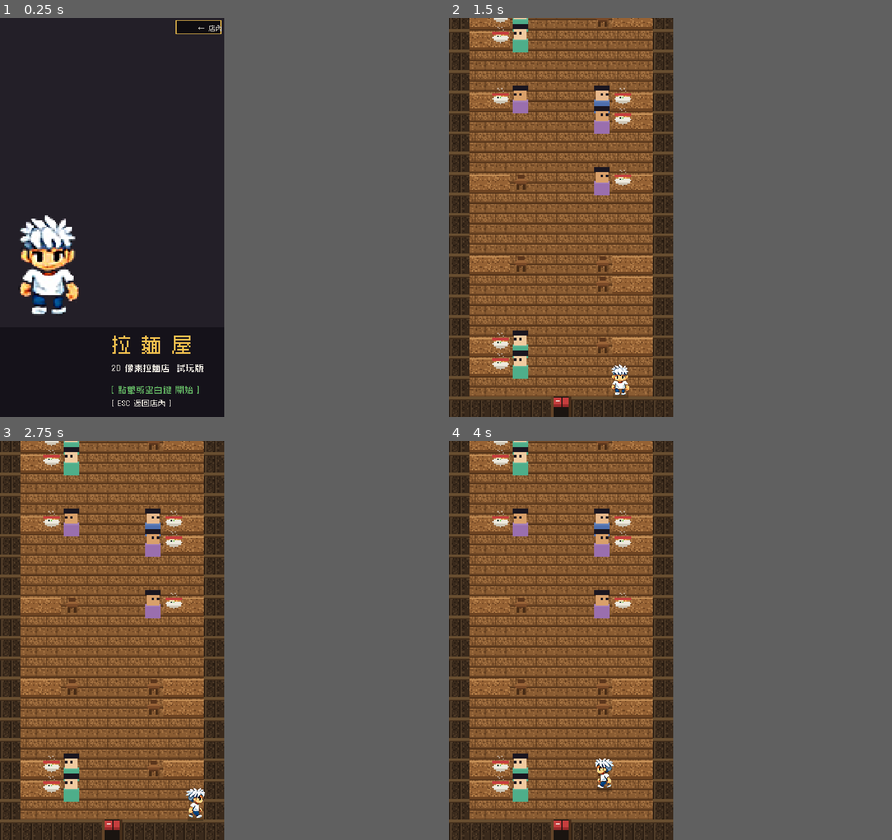
Above: before the commit, frames 1-4 (two rows, left to right).
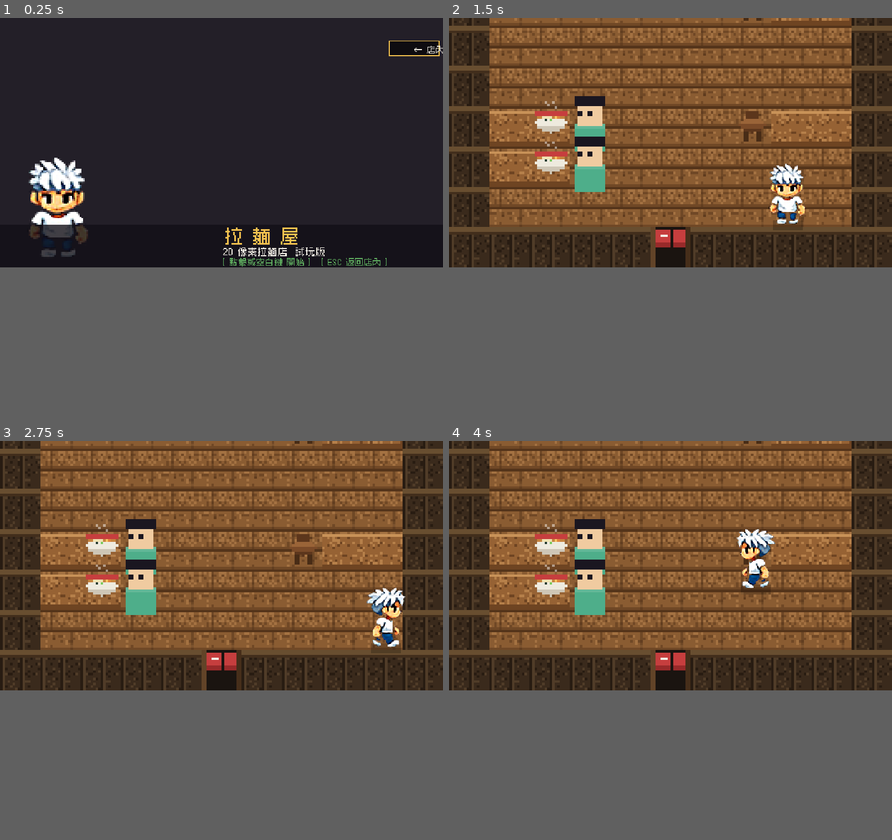
Above: after the commit, the same moments.

Repository: meloalright/ramen-ya
Game: Godot game, scene res://scenes/Main.tscn
Same seed, same stepped clock (60 frames per second), same inputs: the game is played once before the commit and once after it. This scene is started directly instead of the project's main scene.
Inputs (mouse positions are in pixels of both pictures, inside the frame that each line leads up to):
- Up to frame 1 (0.25 s): no input
- Up to frame 2 (1.5 s): tap Enter at 0.5, 1.35 s; move the mouse to (608, 197) at 0.52 s; hold D 0.53-1.28 s; tap M at 0.6 s; click (608, 197) at 0.67 s; tap Space at 0.77 s; move the mouse to (515, 237) at 1.27 s; hold S from 1.28 s (still down)
- Up to frame 3 (2.75 s): tap Space at 1.52 s; move the mouse to (132, 552) at 2.02 s; release S at 2.03 s; hold D from 2.03 s (still down); tap R at 2.1 s
- Up to frame 4 (4 s): move the mouse to (550, 720) at 2.77 s; release D at 2.78 s; hold W 2.78-3.53 s; tap 0 at 2.85 s; click (550, 720) at 2.92 s; tap Space at 3.02, 3.77 s; move the mouse to (626, 700) at 3.52 s; hold A from 3.53 s (still down); tap E at 3.6 s
In our replay, the window is 405x720 before the commit and 800x450 after it. These sizes can differ from the game's own. Grey fills any space a smaller window leaves; there, only what the larger window draws over its background counts as a difference.

The runs differ from the first frame. In frame 1, 5.2% of the frame differs, in the area x 4-100%, y 0-98%; in frame 2, 58%, in the area x 0-100%, y 0-100%; in frame 3, 58%; in frame 4, 58%.

Commit message:
feat: back to landscape (480x270)
Revert the base resolution to landscape 480x270 (window 960x540) and
restore the landscape cooking-screen layout (HUD across the top, 3 seats
in a row, 6 stations in one row, buttons at the bottom). World/Shop/Tower
cameras re-fit automatically. Kept the current chef-sheet constants.

Co-Authored-By: Claude Opus 4.8 (1M context) <noreply@anthropic.com>

Diff:
--- a/project.godot
+++ b/project.godot
@@ -17,10 +17,10 @@
 
 [display]
 
-window/size/viewport_width=270
-window/size/viewport_height=480
-window/size/window_width_override=405
-window/size/window_height_override=720
+window/size/viewport_width=480
+window/size/viewport_height=270
+window/size/window_width_override=960
+window/size/window_height_override=540
 window/stretch/mode="canvas_items"
 window/stretch/aspect="keep"
 window/dpi/allow_hidpi=true
--- a/scripts/Main.gd
+++ b/scripts/Main.gd
@@ -8,19 +8,19 @@
 #  cares whether to add 蔥花 / 香菜 / 辣椒.  Match their order and serve.
 # =====================================================================
 
-# ---- screen (portrait) ---------------------------------------------
-const W := 270
-const H := 480
+# ---- screen ---------------------------------------------------------
+const W := 480
+const H := 270
 
 # on-screen "back to shop" button (also bound to ESC / M)
-const BACK_RECT := Rect2(W - 58, 3, 54, 16)
+const BACK_RECT := Rect2(W - 58, 25, 54, 16)
 
 # action buttons
-const CLEAR_RECT := Rect2(24, 440, 108, 26)
-const SERVE_RECT := Rect2(140, 440, 108, 26)
+const CLEAR_RECT := Rect2(148, 247, 88, 18)
+const SERVE_RECT := Rect2(244, 247, 88, 18)
 
 # the assembly bowl (click target to drop a held ingredient)
-const BOWL_RECT := Rect2(90, 172, 90, 56)
+const BOWL_RECT := Rect2(196, 112, 88, 56)
 
 # ---- game states ----------------------------------------------------
 enum State { TITLE, PLAY, OVER }
@@ -68,7 +68,7 @@
 var day_time: float = 120.0
 
 const SEATS := 3
-var seat_x := [46, 135, 224]
+var seat_x := [96, 240, 384]
 var customers: Array = []
 var selected_seat: int = 0
 
@@ -151,18 +151,15 @@
 		["soup", "湯鍋"], ["noodles", "麵鍋"], ["beef", "牛肉片"],
 		["scallion", "蔥花"], ["cilantro", "香菜"], ["chili", "辣椒"],
 	]
-	# 2 rows of 3 in the portrait counter
-	var spots := [Vector2(48, 252), Vector2(135, 252), Vector2(222, 252),
-		Vector2(48, 312), Vector2(135, 312), Vector2(222, 312)]
-	var ww := 80
-	var hh := 52
+	var centers := [52, 128, 204, 280, 356, 432]
+	var ww := 64
+	var hh := 46
 	for i in defs.size():
-		var cx: float = spots[i].x
 		stations.append({
 			"item": defs[i][0],
 			"name": defs[i][1],
-			"rect": Rect2(cx - ww / 2.0, spots[i].y, ww, hh),
-			"cx": cx,
+			"rect": Rect2(centers[i] - ww / 2.0, 178, ww, hh),
+			"cx": centers[i],
 		})
 
 
@@ -218,7 +215,7 @@
 			continue
 		c.patience -= delta
 		if c.patience <= 0.0:
-			_spawn_float(Vector2(seat_x[i], 84), "生氣走了！", COL_RED)
+			_spawn_float(Vector2(seat_x[i], 70), "生氣走了！", COL_RED)
 			customers[i] = null
 			reputation -= 1
 			flash = 0.25
@@ -279,7 +276,7 @@
 
 	# seat selection
 	for i in SEATS:
-		if Rect2(seat_x[i] - 42, 60, 84, 84).has_point(p) and customers[i] != null:
+		if Rect2(seat_x[i] - 40, 24, 80, 80).has_point(p) and customers[i] != null:
 			selected_seat = i
 			return
 
@@ -289,7 +286,7 @@
 		return
 	if CLEAR_RECT.has_point(p):
 		_reset_bowl()
-		_spawn_float(Vector2(135, 232), "倒掉了", COL_YELLOW)
+		_spawn_float(Vector2(240, 150), "倒掉了", COL_YELLOW)
 		return
 
 	# drop a held ingredient into the assembly bowl
@@ -306,24 +303,24 @@
 
 func _place_into_bowl() -> void:
 	if held == "":
-		_spawn_float(Vector2(135, 232), "先點材料提起", COL_YELLOW)
+		_spawn_float(Vector2(240, 150), "先點材料提起", COL_YELLOW)
 		return
 	if bowl[held]:
-		_spawn_float(Vector2(135, 210), "已經放過了", COL_YELLOW)
+		_spawn_float(Vector2(240, 130), "已經放過了", COL_YELLOW)
 	else:
 		bowl[held] = true
 		var label := _item_name(held)
-		_spawn_float(Vector2(135, 206), "放入 " + label, COL_GREEN)
+		_spawn_float(Vector2(240, 126), "放入 " + label, COL_GREEN)
 	held = ""
 
 
 func _serve() -> void:
 	var c = customers[selected_seat]
 	if c == null:
-		_spawn_float(Vector2(135, 232), "沒有客人", COL_YELLOW)
+		_spawn_float(Vector2(240, 150), "沒有客人", COL_YELLOW)
 		return
 	if not _base_ok():
-		_spawn_float(Vector2(135, 232), "還沒做好！", COL_YELLOW)
+		_spawn_float(Vector2(240, 150), "還沒做好！", COL_YELLOW)
 		return
 
 	if _matches(c):
@@ -334,13 +331,13 @@
 		var tip: int = 60 + int(round(c.patience / c.max_patience * 50.0)) + 12 * want_n
 		money += tip
 		served += 1
-		_spawn_float(Vector2(seat_x[selected_seat], 84), "+" + str(tip), COL_GREEN)
+		_spawn_float(Vector2(seat_x[selected_seat], 60), "+" + str(tip), COL_GREEN)
 		flash = 0.2
 		flash_col = COL_GREEN
 	else:
 		money = max(0, money - 30)
 		reputation -= 1
-		_spawn_float(Vector2(seat_x[selected_seat], 84), "錯了！ -30", COL_RED)
+		_spawn_float(Vector2(seat_x[selected_seat], 60), "錯了！ -30", COL_RED)
 		flash = 0.25
 		flash_col = COL_RED
 
@@ -422,24 +419,24 @@
 
 func _draw_title() -> void:
 	if stall_tex != null:
-		var sw := 262.0
+		var sw := 472.0
 		var sh := sw * stall_tex.get_height() / float(stall_tex.get_width())
-		draw_texture_rect(stall_tex, Rect2((W - sw) / 2.0, 18, sw, sh), false)
-	_draw_chef(Vector2(60, 360), 130)
-	draw_rect(Rect2(0, 372, W, H - 372), Color(0.07, 0.06, 0.09, 0.82))
-	_title_text("拉 麵 屋", Vector2(135, 400), 24, COL_YELLOW)
-	_title_text("2D 像素拉麵店  試玩版", Vector2(135, 424), 10, COL_WHITE)
-	_title_text("[ 點擊或空白鍵 開始 ]", Vector2(135, 450), 10,
+		draw_texture_rect(stall_tex, Rect2((W - sw) / 2.0, 4, sw, sh), false)
+	_draw_chef(Vector2(64, 262), 118)
+	draw_rect(Rect2(0, 224, W, 46), Color(0.07, 0.06, 0.09, 0.8))
+	_title_text("拉 麵 屋", Vector2(244, 242), 20, COL_YELLOW)
+	_title_text("2D 像素拉麵店  試玩版", Vector2(242, 256), 10, COL_WHITE)
+	_title_text("[ 點擊或空白鍵 開始 ]   [ ESC 返回店內 ]", Vector2(242, 267), 9,
 		COL_GREEN if _blink() else COL_WHITE)
-	_title_text("[ ESC 返回店內 ]", Vector2(135, 466), 9, COL_WHITE)
 
 
 func _draw_play() -> void:
-	# kitchen wall (behind customers) + wooden counter
-	draw_rect(Rect2(0, 26, W, 136), COL_WALL)
-	draw_rect(Rect2(0, 26, W, 3), COL_WALL_HI)
-	draw_rect(Rect2(0, 162, W, H - 162), COL_COUNTER)
-	draw_rect(Rect2(0, 162, W, 3), Color(1, 1, 1, 0.18))
+	# kitchen wall + wooden counter
+	draw_rect(Rect2(0, 22, W, 90), COL_WALL)
+	draw_rect(Rect2(0, 22, W, 3), COL_WALL_HI)
+	draw_rect(Rect2(0, 112, W, H - 112), COL_COUNTER)
+	draw_rect(Rect2(0, 112, W, 3), Color(1, 1, 1, 0.18))
+	draw_rect(Rect2(0, 168, W, 2), COL_COUNTER_D)
 
 	# customers behind the counter
 	for i in SEATS:
@@ -450,8 +447,8 @@
 		_draw_station(s)
 
 	# assembly bowl
-	_draw_assembly(Vector2(135, 200))
-	_text("組裝中", Vector2(135, 166), 9, COL_WHITE, HORIZONTAL_ALIGNMENT_CENTER)
+	_draw_assembly(Vector2(240, 140))
+	_text("組裝中", Vector2(240, 106), 9, COL_WHITE, HORIZONTAL_ALIGNMENT_CENTER)
 
 	# action buttons
 	_draw_button(CLEAR_RECT, "倒掉", COL_RED)
@@ -466,15 +463,17 @@
 
 func _draw_hud() -> void:
 	draw_rect(Rect2(0, 0, W, 22), COL_INK)
-	_text("￥ " + str(money), Vector2(6, 16), 12, COL_YELLOW)
-	_text("賣出 " + str(served), Vector2(74, 16), 10, COL_WHITE)
+	_text("￥ " + str(money), Vector2(8, 16), 13, COL_YELLOW)
+	_text("賣出 " + str(served), Vector2(150, 16), 11, COL_WHITE)
+	_text("信譽", Vector2(250, 16), 11, COL_WHITE)
 	for i in 3:
 		var c := COL_RED if i < reputation else Color("44333a")
-		draw_rect(Rect2(150 + i * 14, 5, 11, 11), c)
-	# day timer: full-width thin bar under the HUD
-	draw_rect(Rect2(0, 22, W, 4), COL_PANEL)
+		draw_rect(Rect2(286 + i * 14, 5, 11, 11), c)
+	_text("時間", Vector2(338, 16), 10, COL_WHITE)
+	var bw := 110
+	draw_rect(Rect2(372, 6, bw, 10), COL_PANEL)
 	var frac: float = clamp(day_time / 120.0, 0.0, 1.0)
-	draw_rect(Rect2(0, 22, int(W * frac), 4), COL_GREEN)
+	draw_rect(Rect2(372, 6, int(bw * frac), 10), COL_GREEN)
 
 
 func _draw_seat(i: int) -> void:
@@ -483,22 +482,22 @@
 	if c == null:
 		return
 	if i == selected_seat:
-		draw_rect(Rect2(cx - 42, 60, 84, 84), Color(1, 1, 1, 0.10))
-		draw_rect(Rect2(cx - 26, 142, 52, 3), COL_YELLOW)
-
-	_draw_customer(Vector2(cx, 118), c.face)
+		draw_rect(Rect2(cx - 40, 24, 80, 80), Color(1, 1, 1, 0.10))
+		draw_rect(Rect2(cx - 26, 100, 52, 3), COL_YELLOW)
+
+	_draw_customer(Vector2(cx, 86), c.face)
 
 	# patience bar
-	var pw := 74
+	var pw := 70
 	var px: int = cx - pw / 2
-	draw_rect(Rect2(px, 144, pw, 5), COL_INK)
+	draw_rect(Rect2(px, 102, pw, 5), COL_INK)
 	var pf: float = clamp(c.patience / c.max_patience, 0.0, 1.0)
 	var pcol := COL_GREEN
 	if pf < 0.5: pcol = COL_YELLOW
 	if pf < 0.25: pcol = COL_RED
-	draw_rect(Rect2(px, 144, int(pw * pf), 5), pcol)
-
-	_draw_order_bubble(Vector2(cx, 36), c)
+	draw_rect(Rect2(px, 102, int(pw * pf), 5), pcol)
+
+	_draw_order_bubble(Vector2(cx, 30), c)
 
 
 func _draw_order_bubble(anchor: Vector2, c: Dictionary) -> void:
@@ -506,28 +505,29 @@
 	for k in TOP_ORDER:
 		if c.wants[k]:
 			wants.append(k)
-	var bw := 82
+	var bw := 92
 	var bx := int(anchor.x) - bw / 2
 	var by := int(anchor.y)
-	draw_rect(Rect2(bx, by, bw, 28), COL_WHITE)
-	draw_rect(Rect2(bx, by, bw, 28), COL_INK, false, 1.0)
-	draw_rect(Rect2(int(anchor.x) - 3, by + 28, 6, 5), COL_WHITE)
+	draw_rect(Rect2(bx, by, bw, 30), COL_WHITE)
+	draw_rect(Rect2(bx, by, bw, 30), COL_INK, false, 1.0)
+	draw_rect(Rect2(int(anchor.x) - 3, by + 30, 6, 5), COL_WHITE)
 	# beef-ramen base icon
 	if ctex.has("bowl_mini"):
 		var mb: Texture2D = ctex["bowl_mini"]
-		draw_texture_rect(mb, Rect2(bx + 12 - mb.get_width() / 2.0, by + 14 - mb.get_height() / 2.0,
+		draw_texture_rect(mb, Rect2(bx + 13 - mb.get_width() / 2.0, by + 15 - mb.get_height() / 2.0,
 			mb.get_width(), mb.get_height()), false)
 	else:
-		_mini_bowl(Vector2(bx + 12, by + 14))
+		_mini_bowl(Vector2(bx + 13, by + 15))
+	_text("牛肉麵", Vector2(bx + 24, by + 11), 8, COL_INK)
 	# wanted toppings (or 原味)
 	if wants.is_empty():
-		_text("原味", Vector2(bx + 46, by + 18), 9, COL_INK, HORIZONTAL_ALIGNMENT_CENTER)
+		_text("原味", Vector2(bx + 40, by + 24), 9, COL_INK)
 	else:
 		var ix := bx + 24
 		for k in wants:
-			draw_rect(Rect2(ix, by + 10, 10, 10), TOPPING[k].col)
-			draw_rect(Rect2(ix, by + 10, 10, 10), COL_INK, false, 1.0)
-			ix += 14
+			draw_rect(Rect2(ix, by + 17, 9, 9), TOPPING[k].col)
+			draw_rect(Rect2(ix, by + 17, 9, 9), COL_INK, false, 1.0)
+			ix += 12
 
 
 func _mini_bowl(center: Vector2) -> void:
@@ -696,17 +696,17 @@
 	draw_rect(BACK_RECT, Color(0, 0, 0, 0.6))
 	draw_rect(BACK_RECT, COL_YELLOW, false, 1.0)
 	_text("← 店內", Vector2(BACK_RECT.position.x + BACK_RECT.size.x / 2, BACK_RECT.position.y + 12),
-		8, COL_WHITE, HORIZONTAL_ALIGNMENT_CENTER)
+		9, COL_WHITE, HORIZONTAL_ALIGNMENT_CENTER)
 
 
 func _draw_over() -> void:
 	draw_rect(Rect2(0, 0, W, H), Color(0, 0, 0, 0.7))
 	var won := reputation > 0
 	var title := "打烊—今日結束！" if won else "遊戲結束"
-	_text(title, Vector2(135, 180), 20, (COL_GREEN if won else COL_RED), HORIZONTAL_ALIGNMENT_CENTER)
-	_text("今日收入  ￥" + str(money), Vector2(135, 230), 14, COL_YELLOW, HORIZONTAL_ALIGNMENT_CENTER)
-	_text("賣出拉麵  " + str(served), Vector2(135, 258), 12, COL_WHITE, HORIZONTAL_ALIGNMENT_CENTER)
-	_text("[ 點擊或按 R 再玩一次 ]", Vector2(135, 330), 11, COL_WHITE, HORIZONTAL_ALIGNMENT_CENTER)
+	_text(title, Vector2(240, 90), 22, (COL_GREEN if won else COL_RED), HORIZONTAL_ALIGNMENT_CENTER)
+	_text("今日收入  ￥" + str(money), Vector2(240, 130), 15, COL_YELLOW, HORIZONTAL_ALIGNMENT_CENTER)
+	_text("賣出拉麵  " + str(served), Vector2(240, 156), 12, COL_WHITE, HORIZONTAL_ALIGNMENT_CENTER)
+	_text("[ 點擊或按 R 再玩一次 ]", Vector2(240, 205), 12, COL_WHITE, HORIZONTAL_ALIGNMENT_CENTER)
 
 
 func _draw_chef(center_bottom: Vector2, h: float) -> void:
Not shown, changed: README.md
